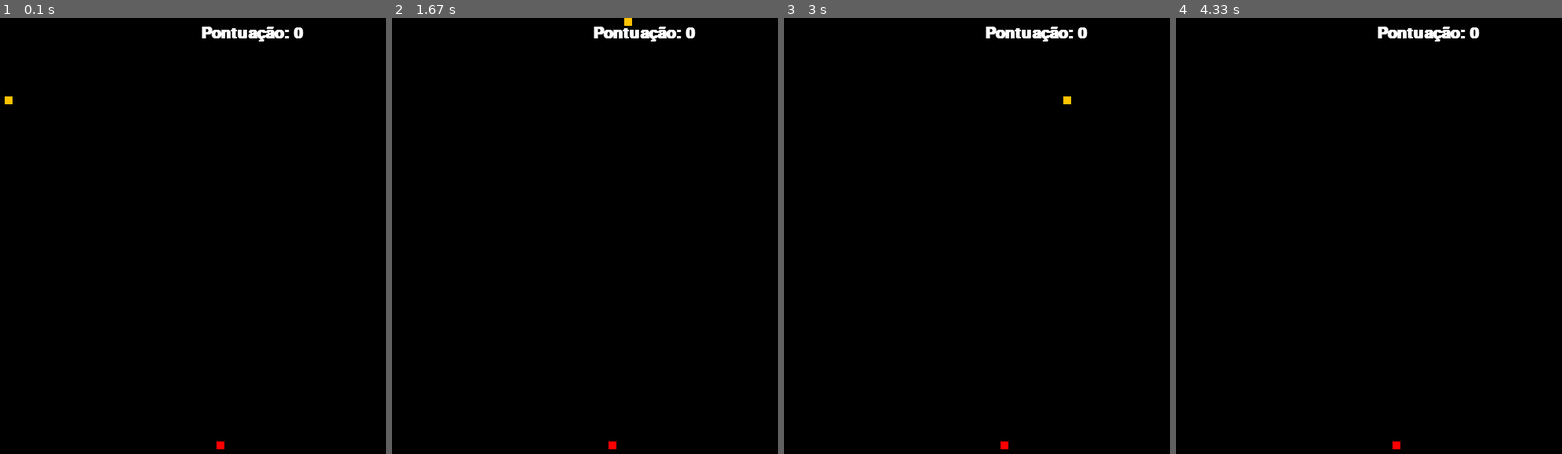
Above: before the commit, frames 1-4 (left to right).
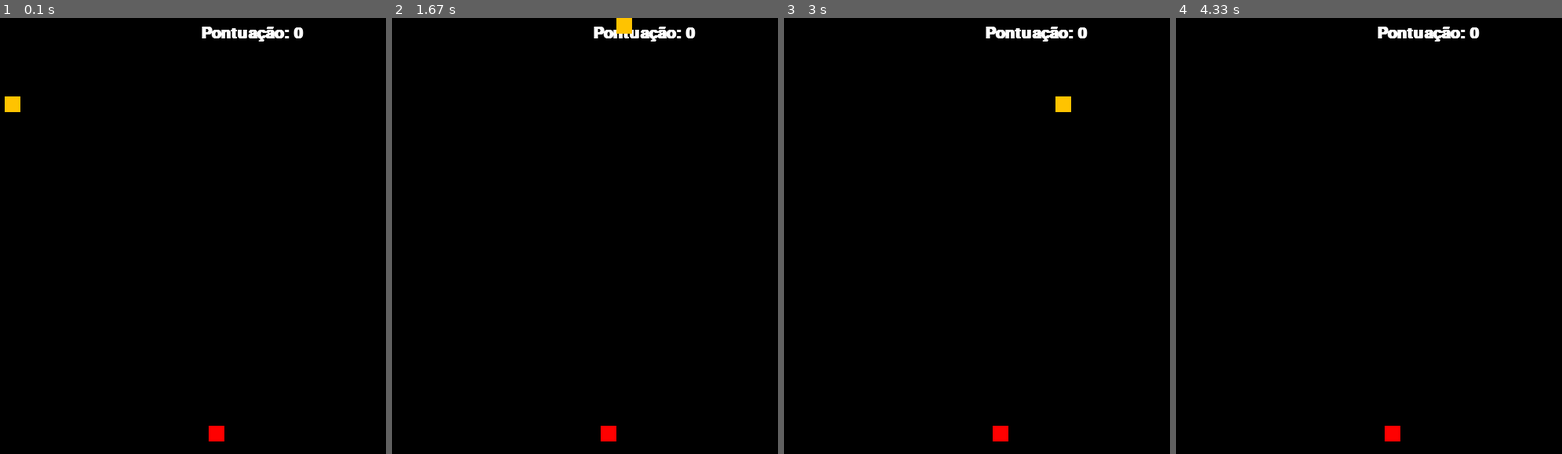
Above: after the commit, the same moments.

Repository: gustavorrocha/Jogo---Pygame
Game: pygame game, started from main.py
Two runs of this game, one before a commit and one after it. Both use one fixed random seed, a clock stepped at 60 frames per second and the inputs below.
Inputs:
- Up to frame 1 (0.1 s): no input
- Up to frame 2 (1.67 s): hold D 0.33-0.8 s; hold W 0.83-1.13 s; hold D 1.17-1.63 s
- Up to frame 3 (3 s): hold S 2.23-2.53 s; hold A 2.57-2.97 s
- Up to frame 4 (4.33 s): hold W 3-3.37 s; hold D 3.4-4.03 s

The runs differ from the first frame. In frame 1, 0.3% of the frame differs, in the area x 1-59%, y 17-99%; in frame 2, 0.3%; in frame 3, 0.3%; in frame 4, 0.2%.

Commit message:
Altere a escala do jogo

Diff:
--- a/main.py
+++ b/main.py
@@ -6,15 +6,16 @@
 class Snake:
     def __init__(self, screen):
         self.__screen = screen # Configura a tela em que a cobra aparecerá
-        self.__largura = 10 # Define a largura da cobra
-        self.__altura = 10 # Define a altura da cobra
+        self.__largura = 20 # Define a largura da cobra
+        self.__altura = 20 # Define a altura da cobra
         self.x = 100 # Define a coordenada x da cobra
         self.y = 100 # Define a coordenada y da cobra
-        self.speed = 1 # Velocidade da cobra
+        self.speed = 1/4 # Velocidade da cobra
         self.body_size = 0 # Tamanho do corpo da cobra (excluindo a cabeça)
         self.__old_coords = [] # Lista com as coordenadas das partes do corpo da cobra
         self.__direction = "" # Armazena a direção da cobra
         self.__direction_cache = "" # Caso a direção não possa ser mudada, armazena um cache até que seja possível
+        self.count_frames = 0
         self.draw() # Desenha a cobra
 
     def draw(self):
@@ -33,7 +34,7 @@
     # "Setter" para a direção da cobra (só muda em posições múltiplas de 10)
     @direction.setter
     def direction(self, direction):
-        if self.x % 10 == 0 and self.y % 10 == 0:
+        if self.x % 20 == 0 and self.y % 20 == 0:
             self.__direction = direction
 
     # Altera a direção caso alguma das teclas "wasd" sejam apertadas
@@ -49,22 +50,24 @@
         self.direction = self.__direction_cache # Tenta alterar a direção até que seja viável
 
     def move(self):
-        self.__old_coords.append((self.x, self.y)) # Adiciona as coordenadas antigas da cabeça da cobra, para que seja utilizada no corpo
+        self.count_frames += 1
         while len(self.__old_coords) > self.body_size:
-            self.__old_coords.pop(0)
-        print(self.__old_coords)
+            self.__old_coords.pop(-1)
+        if self.count_frames % round(1/self.speed) == 0:
+            self.check_direction("") # Tenta mudar a direção, caso ela não tenha sido mudada
 
-        self.check_direction("") # Tenta mudar a direção, caso ela não tenha sido mudada
+            self.__old_coords.insert(0, (self.x, self.y)) # Adiciona as coordenadas antigas da cabeça da cobra, para que seja utilizada no corpo
 
-        # Movimentação básica da cobra
-        if self.direction == "left":
-            self.x -= self.speed*10
-        elif self.direction == "right":
-            self.x += self.speed*10
-        elif self.direction == "up":
-            self.y -= self.speed*10
-        elif self.direction == "down":
-            self.y += self.speed*10
+
+            # Movimentação básica da cobra
+            if self.direction == "left":
+                self.x -= 20
+            elif self.direction == "right":
+                self.x += 20
+            elif self.direction == "up":
+                self.y -= 20
+            elif self.direction == "down":
+                self.y += 20
 
         self.draw() # Redesenha a cobra na sua nova posição
 
@@ -77,8 +80,8 @@
         self.screen = screen
         resolution = self.screen.get_size() # Armazena a resolução da tela
         self.size = size
-        self.x = randint(0,resolution[0] - size)//10*10 # Randomiza a posição x da maçã
-        self.y = randint(0,resolution[1] - size)//10*10 # Randomiza a posição y da maçã
+        self.x = randint(0,resolution[0] - size)//size*size # Randomiza a posição x da maçã
+        self.y = randint(0,resolution[1] - size)//size*size # Randomiza a posição y da maçã
         self.draw() # Desenha a maçã
 
     def draw(self):
@@ -88,10 +91,10 @@
 class Game:
     def __init__(self, resolution):
         pygame.init() # Inicia o módulo pygame
-        self.screen = pygame.display.set_mode(resolution) # Define a resolução do jogo
+        self.screen = pygame.display.set_mode(resolution, pygame.RESIZABLE|pygame.DOUBLEBUF) # Define a resolução do jogo
         self.screen.fill((0,0,0)) # Preenche o background com a cor preta
         self.snake = Snake(self.screen) # Cria o objeto COBRA
-        self.apple = Apple(self.screen, 10) # Cria o objeto MAÇÃ
+        self.apple = Apple(self.screen, 20) # Cria o objeto MAÇÃ
         self.font = pygame.font.SysFont("comicsans", 30, True) # Define a fonte dos textos
         self.score = 0 # Cria um atributo de pontuação
 
@@ -100,7 +103,7 @@
         clock = pygame.time.Clock() # Cria um objeto de relógio
 
         while running:
-            clock.tick(30) # Define o FPS do jogo para 30
+            clock.tick(60) # Define o FPS do jogo para 30
             self.screen.fill((0,0,0)) # Preenche a tela com um retângulo preto (para atualizar as posições)
             resolution = self.screen.get_size() # Armazena a resolução da tela
             self.screen.blit(self.font.render("Pontuação: " + str(self.score), 1, (255,255,255)), (resolution[0] - 250,10)) # Escreve a pontuação na tela
@@ -119,7 +122,7 @@
                 del self.apple # Remove a maça
                 self.score += 1 # Adiciona 1 à pontuação
                 self.snake.body_size += 1 # Adiciona 1 ao corpo da cobra
-                self.apple = Apple(self.screen, 10) # Cria uma nova maça na tela
+                self.apple = Apple(self.screen, 20) # Cria uma nova maça na tela
 
             pygame.display.update() # Atualiza a tela
 
